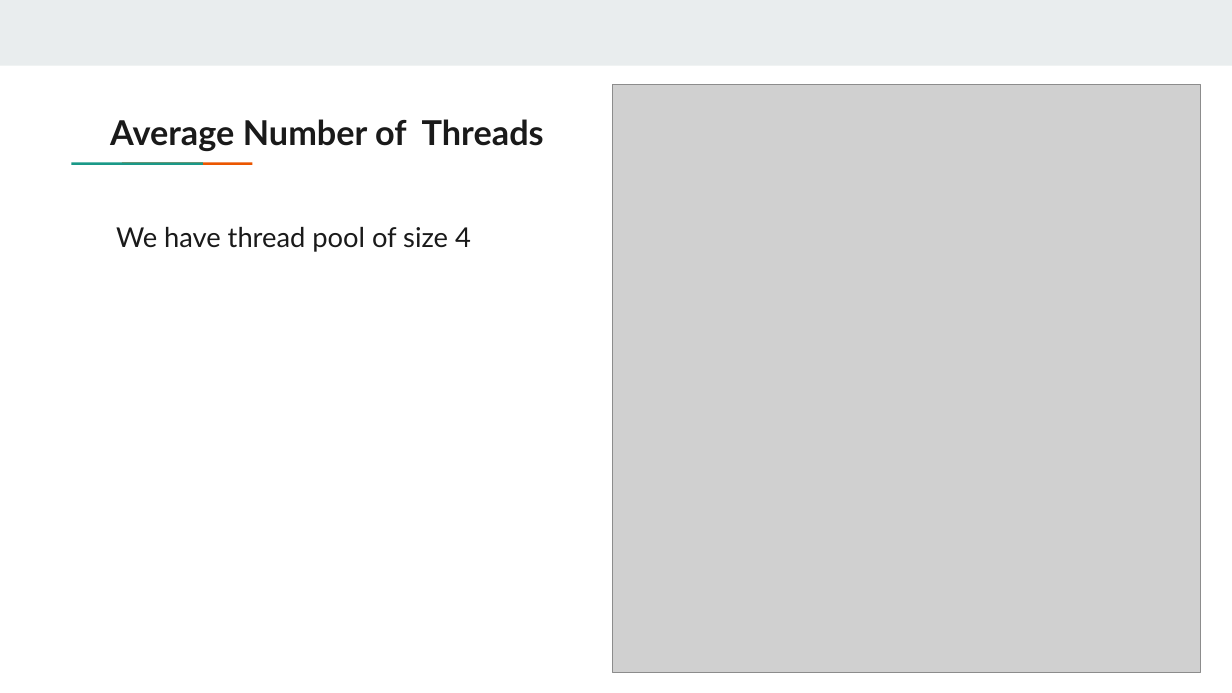
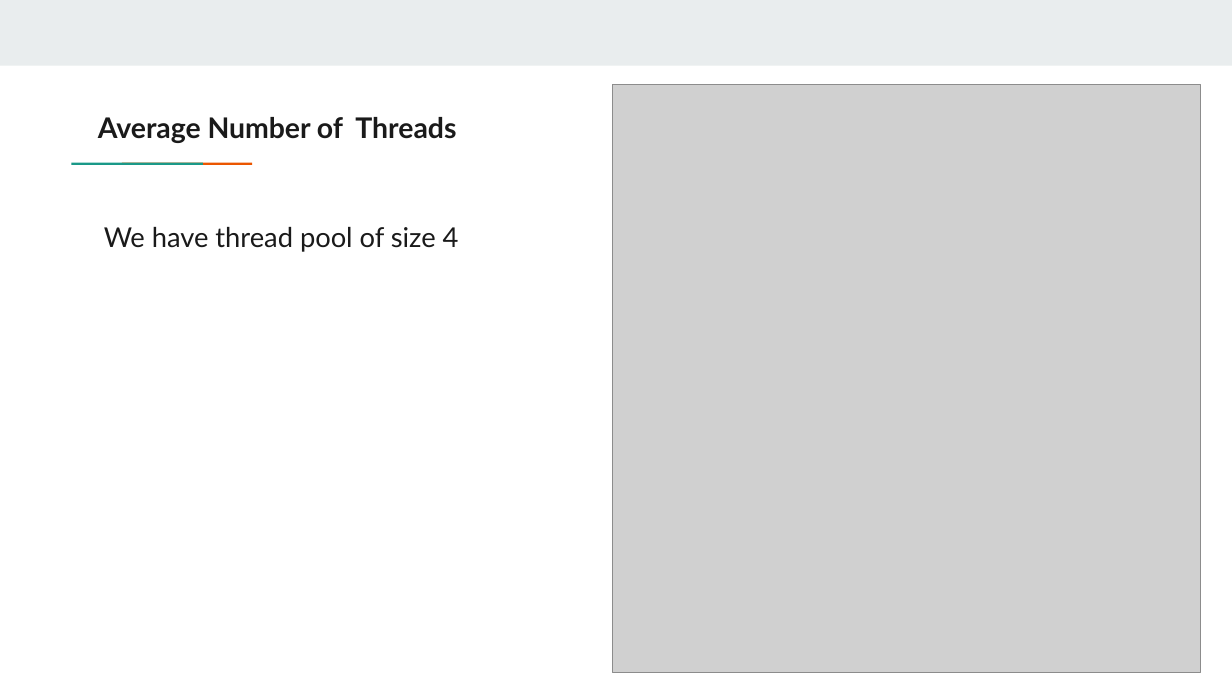
Before and after one commit to irshadkhan2019/grading-server, a slide deck: slide 12 of presentation/Decs ppt.pptx (slide 8 before the commit). Drawn at 1232x693 pixels with LibreOffice and Linux fonts; fonts in the diff are those of the drawing; grey boxes stand for pictures. Boxes give left, top, right and bottom in pixels: in the first picture for what was removed or moved away, otherwise in the second. Text is boxed around its words. In the diff, an @@ line names an element or a change of style, - is before the commit and + after.

```diff
--- a/presentation/Decs ppt.pptx
+++ b/presentation/Decs ppt.pptx
@@ subtitle "Average Number of Threads" at [98, 117, 456, 143]: size 20 to 16.6 pt @@
@@ rectangle: place and size @@
-rectangle at [112, 160, 163, 166]
+rectangle at [71, 162, 203, 164]
@@ rectangle: place and size @@
-rectangle at [161, 160, 212, 166]
+rectangle at [122, 163, 253, 165]
@@ subtitle "We have thread pool of ...": place and size @@
-subtitle "We have thread pool of ..." at [116, 227, 471, 252]
+subtitle "We have thread pool of ..." at [104, 227, 459, 252]
```
Also in this commit, not shown: 7 other slides changed, 4 slides added, 1 slide removed, 2 other files.
